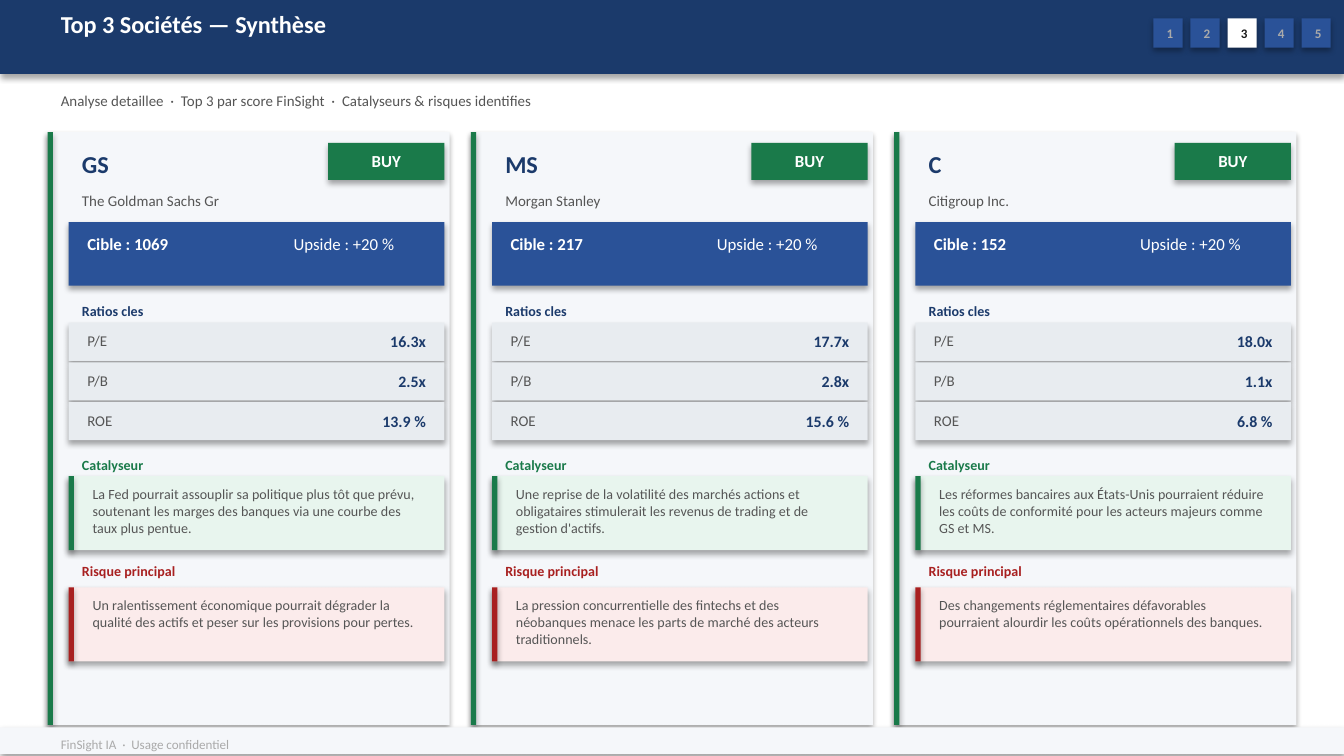
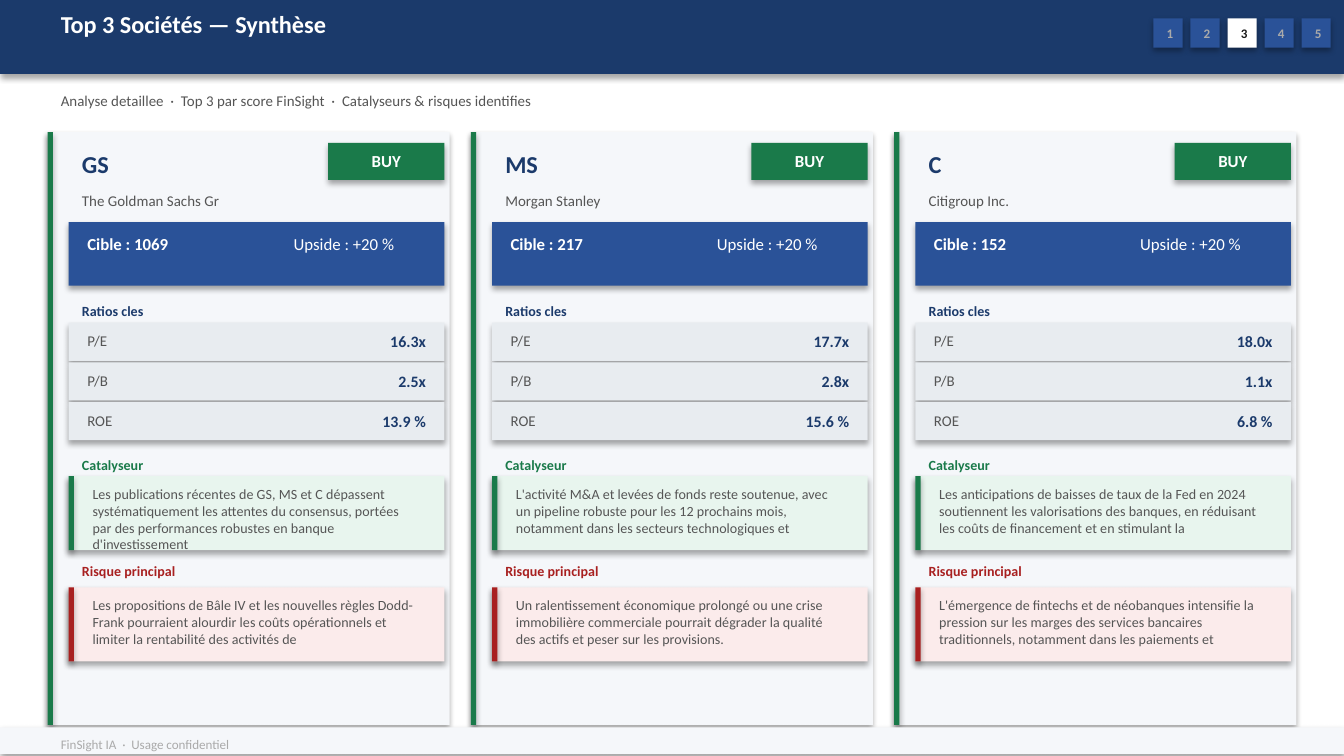
Before and after one commit to baptistejeh07-art/finsight-ia, a slide deck: slide 14 of preview/secteur_Financial_Services_S&P_500/secteur_Financial_Services_S&P_500.pptx. Drawn at 1344x756 pixels with LibreOffice and Linux fonts; fonts in the diff are those of the drawing. Boxes give left, top, right and bottom in pixels: in the first picture for what was removed or moved away, otherwise in the second. Text is boxed around its words. In the diff, an @@ line names an element or a change of style, - is before the commit and + after.

Commit message:
chore(preview): secteur_Financial_Services_S&P_500 outputs regeneres

```diff
--- a/preview/secteur_Financial_Services_S&P_500/secteur_Financial_Services_S&P_500.pptx
+++ b/preview/secteur_Financial_Services_S&P_500/secteur_Financial_Services_S&P_500.pptx
@@ text at [93, 489, 399, 549]: text changed @@
-La Fed pourrait assouplir sa politique plus tôt que prévu, soutenant les marges des banques via une courbe des taux plus pentue.
+Les publications récentes de GS, MS et C dépassent systématiquement les attentes du consensus, portées par des performances robustes en banque d'investissement
@@ text at [516, 489, 828, 536]: text changed @@
-Une reprise de la volatilité des marchés actions et obligataires stimulerait les revenus de trading et de gestion d'actifs.
+L'activité M&A et levées de fonds reste soutenue, avec un pipeline robuste pour les 12 prochains mois, notamment dans les secteurs technologiques et
@@ text at [939, 489, 1256, 533]: text changed @@
-Les réformes bancaires aux États-Unis pourraient réduire les coûts de conformité pour les acteurs majeurs comme GS et MS.
+Les anticipations de baisses de taux de la Fed en 2024 soutiennent les valorisations des banques, en réduisant les coûts de financement et en stimulant la
@@ text at [93, 600, 413, 644]: text changed @@
-Un ralentissement économique pourrait dégrader la qualité des actifs et peser sur les provisions pour pertes.
+Les propositions de Bâle IV et les nouvelles règles Dodd-Frank pourraient alourdir les coûts opérationnels et limiter la rentabilité des activités de
@@ text at [516, 600, 823, 647]: text changed @@
-La pression concurrentielle des fintechs et des néobanques menace les parts de marché des acteurs traditionnels.
+Un ralentissement économique prolongé ou une crise immobilière commerciale pourrait dégrader la qualité des actifs et peser sur les provisions.
@@ text at [939, 600, 1254, 646]: text changed @@
-Des changements réglementaires défavorables pourraient alourdir les coûts opérationnels des banques.
+L'émergence de fintechs et de néobanques intensifie la pression sur les marges des services bancaires traditionnels, notamment dans les paiements et
```
Also in this commit, not shown: 5 other slides changed, 2 other files.
